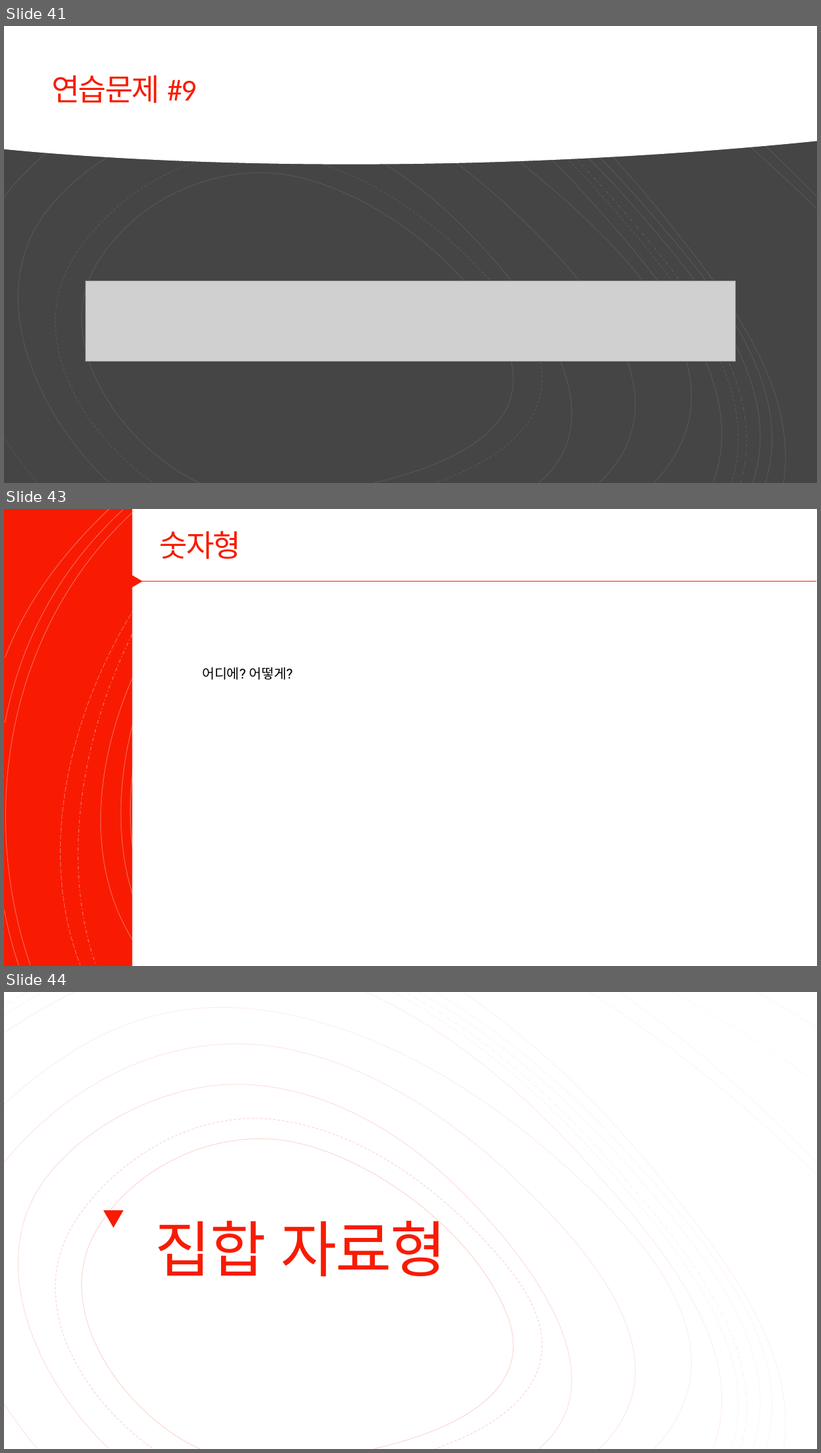
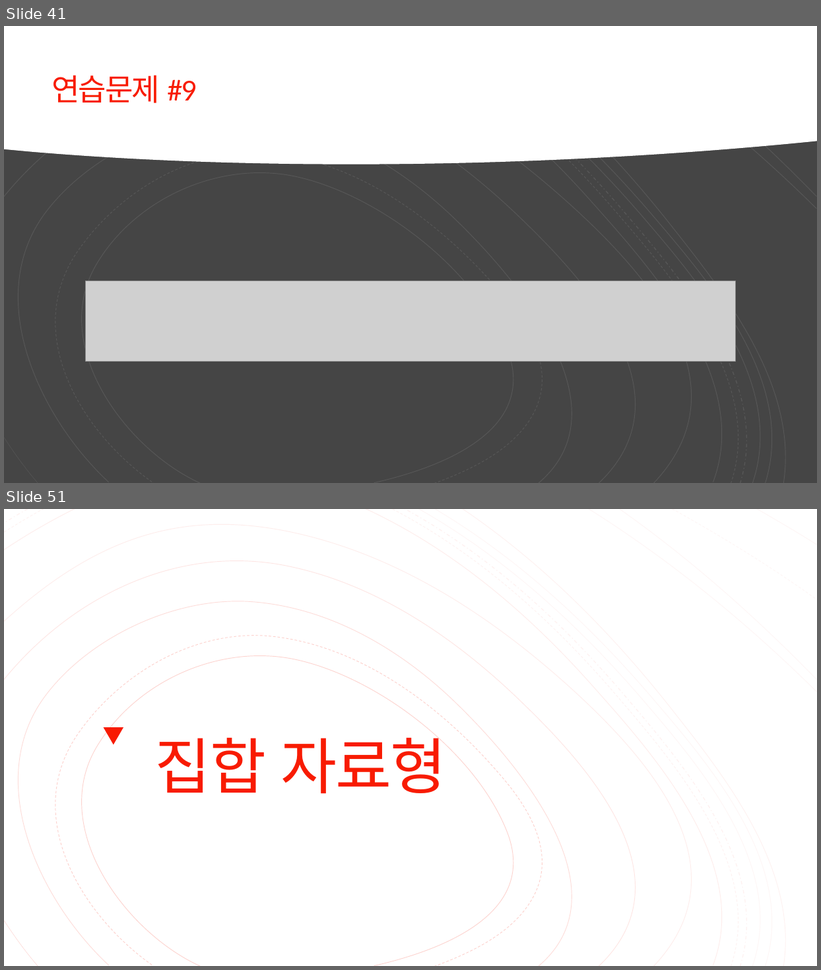
Before and after one commit to Valentine117/python_basic_class, a slide deck: 02장 자료형과 자료구조.pptx. Shown one above the other, each under a label of ours: slides 41, 43 and 44 before the commit, slides 41 and 51 after it; the slides between them are not shown. The pictures are 821x1453 and 821x970 pixels, drawn with LibreOffice and Linux fonts; fonts in the diff are those of the drawing; grey boxes stand for pictures. Boxes give left, top, right and bottom in pixels: in the first picture for what was removed or moved away, otherwise in the second. Text is boxed around its words. In the diff, an @@ line names an element or a change of style, - is before the commit and + after.

```diff
--- a/02장 자료형과 자료구조.pptx
+++ b/02장 자료형과 자료구조.pptx
@@ slide 43 removed at bbox=[4, 509, 817, 966], background #FFFFFF @@
@@ rectangle removed at bbox=[4, 509, 817, 966] @@
@@ group removed at bbox=[4, 509, 816, 966]: 16 freeform shapes @@
@@ group removed at bbox=[4, 509, 816, 966]: 16 freeform shapes @@
@@ rectangle removed at bbox=[132, 509, 817, 966] @@
@@ title removed at bbox=[159, 531, 241, 559] @@
-숫자형
@@ triangle removed at bbox=[125, 571, 143, 591] @@
@@ line removed from (143, 581) to (817, 581) @@
@@ text removed at bbox=[202, 667, 292, 680] @@
-어디에? 어떻게?
@@ what was slide 44 is now slide 51 @@
```
Also in this commit, not shown: 3 slides changed, 8 slides added.
